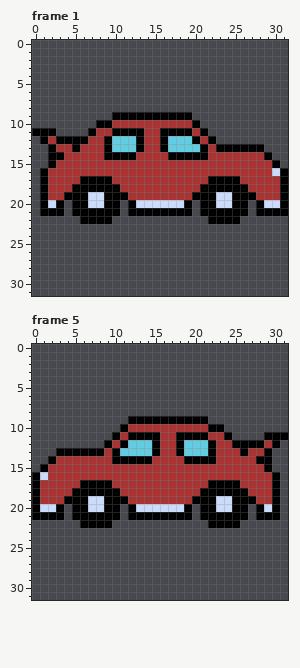
Pixel-art file -- med car rotation.aseprite. Above is the file before it was changed.
32x32 pixels, 8 frames. Shown: frame 1, frame 5. The commit also changed other frames, which this record leaves out.
After:
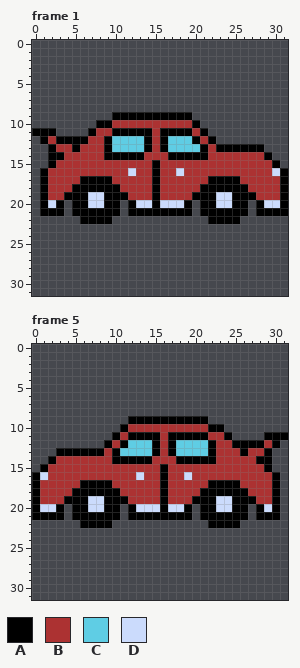
Palette (. is transparent): A #000000  B #ac3232  C #5fcde4  D #cbdbfc
Log entry: Finished rotating car sprites
What changed:
Frame 1:
Colour A replaces colour B in rows 11 to 13 at x 14; in row 14 at x 13; in rows 15 to 19 at x 15.
Colour A replaces colour D in row 20 at x 15.
Colour C replaces colour A in rows 12 to 13 at x 13.
Colour D replaces colour B in row 16 at x 12 and 18.
Frame 5:
Colour A replaces colour B in rows 11 to 13 at x 17; in row 14 at x 18; in rows 15 to 19 at x 16.
Colour A replaces colour D in row 20 at x 16.
Colour C replaces colour A in rows 12 to 13 at x 18.
Colour D replaces colour B in row 16 at x 13 and 19.
